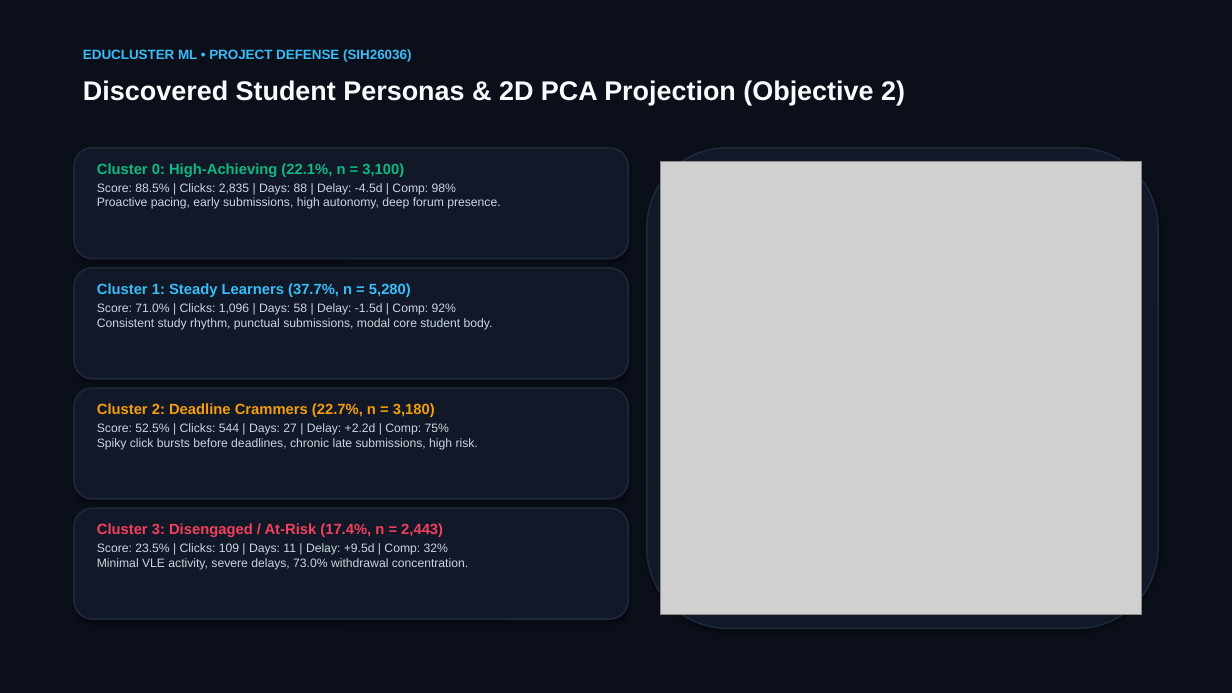
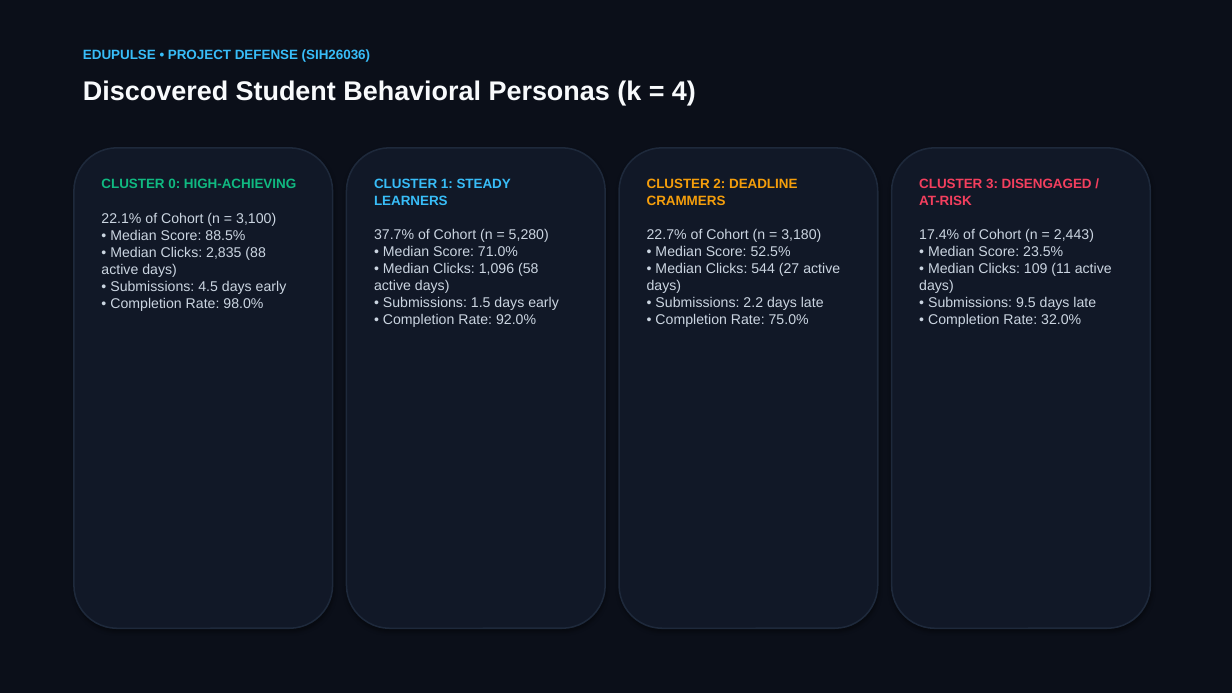
Before and after one commit to parasabhavyaswi/student-engagement-performance-clustering, a slide deck: slide 5 of EduCluster_ML_Presentation.pptx (slide 6 before the commit). Drawn at 1232x693 pixels with LibreOffice and Linux fonts; fonts in the diff are those of the drawing; grey boxes stand for pictures. Boxes give left, top, right and bottom in pixels: in the first picture for what was removed or moved away, otherwise in the second. Text is boxed around its words. In the diff, an @@ line names an element or a change of style, - is before the commit and + after.

Commit message:
feat(edupulse): finalize EduPulse rebranding, pipeline verification, IEEE research paper (docx & pdf), and deck

```diff
--- a/EduCluster_ML_Presentation.pptx
+++ b/EduCluster_ML_Presentation.pptx
@@ text at [83, 49, 370, 62]: text changed @@
-EDUCLUSTER ML • PROJECT DEFENSE (SIH26036)
+EDUPULSE • PROJECT DEFENSE (SIH26036)
@@ text at [83, 80, 696, 105]: text changed @@
-Discovered Student Personas & 2D PCA Projection (Objective 2)
+Discovered Student Behavioral Personas (k = 4)
@@ rounded rectangle: place and size @@
-rounded rectangle at [74, 148, 628, 259]
+rounded rectangle at [74, 148, 333, 628]
@@ rounded rectangle: place and size @@
-rounded rectangle at [74, 268, 628, 379]
+rounded rectangle at [347, 148, 605, 628]
@@ rounded rectangle: place and size @@
-rounded rectangle at [74, 388, 628, 499]
+rounded rectangle at [619, 148, 878, 628]
@@ rounded rectangle: place and size @@
-rounded rectangle at [647, 148, 1158, 628]
+rounded rectangle at [892, 148, 1151, 628]
@@ text at [101, 178, 296, 311]: text changed; size 9.5 to 11 pt @@
-Cluster 0: High-Achieving (22.1%, n = 3,100)
-Score: 88.5% | Clicks: 2,835 | Days: 88 | Delay: -4.5d | Comp: 98%
-Proactive pacing, early submissions, high autonomy, deep forum presence.
+CLUSTER 0: HIGH-ACHIEVING
+22.1% of Cohort (n = 3,100)
+• Median Score: 88.5%
+• Median Clicks: 2,835 (88 active days)
+• Submissions: 4.5 days early
+• Completion Rate: 98.0%
@@ text at [374, 178, 559, 327]: text changed; size 9.5 to 11 pt @@
-Cluster 1: Steady Learners (37.7%, n = 5,280)
-Score: 71.0% | Clicks: 1,096 | Days: 58 | Delay: -1.5d | Comp: 92%
-Consistent study rhythm, punctual submissions, modal core student body.
+CLUSTER 1: STEADY LEARNERS
+37.7% of Cohort (n = 5,280)
+• Median Score: 71.0%
+• Median Clicks: 1,096 (58 active days)
+• Submissions: 1.5 days early
+• Completion Rate: 92.0%
@@ text at [647, 178, 840, 327]: text changed; size 9.5 to 11 pt @@
-Cluster 2: Deadline Crammers (22.7%, n = 3,180)
-Score: 52.5% | Clicks: 544 | Days: 27 | Delay: +2.2d | Comp: 75%
-Spiky click bursts before deadlines, chronic late submissions, high risk.
+CLUSTER 2: DEADLINE CRAMMERS
+22.7% of Cohort (n = 3,180)
+• Median Score: 52.5%
+• Median Clicks: 544 (27 active days)
+• Submissions: 2.2 days late
+• Completion Rate: 75.0%
@@ picture removed at [661, 162, 1141, 615] @@
@@ text at [919, 178, 1112, 327]: text changed; size 9.5 to 11 pt @@
-Cluster 3: Disengaged / At-Risk (17.4%, n = 2,443)
-Score: 23.5% | Clicks: 109 | Days: 11 | Delay: +9.5d | Comp: 32%
-Minimal VLE activity, severe delays, 73.0% withdrawal concentration.
+CLUSTER 3: DISENGAGED / AT-RISK
+17.4% of Cohort (n = 2,443)
+• Median Score: 23.5%
+• Median Clicks: 109 (11 active days)
+• Submissions: 9.5 days late
+• Completion Rate: 32.0%
@@ rounded rectangle removed at [74, 508, 628, 619] @@
```
Also in this commit, not shown: 4 other slides changed, 5 slides added, 5 slides removed, 20 other files.
